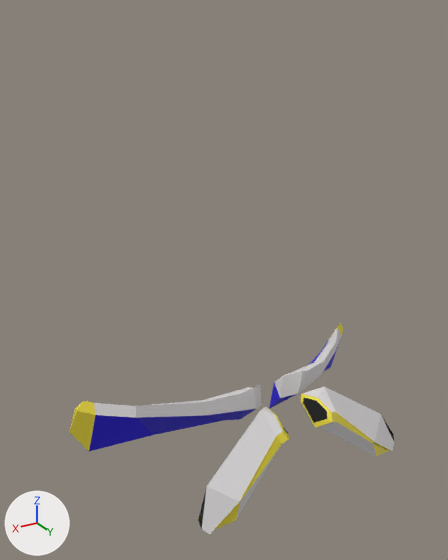
Two versions of the Blender file devsrc/blender_files/wings/blend/twirl_wings.blend, one commit apart.
One viewpoint serves both versions: a 50 mm camera at (92.6, 181.8, 91.2) aimed at (6.5, 38.3, 19.4). Arrows for +X, +Y and +Z are at lower left; the lights stay in place. The picture after the commit comes second.

Objects in the first picture: 'wings_4'.
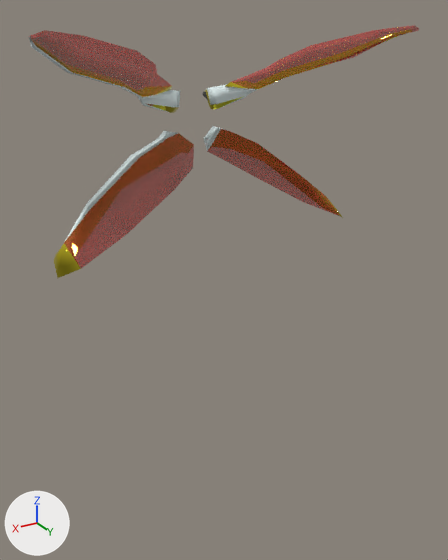
The edits, one by one:
Picture 'c_invasion_wrangler_laser.png' (img_c_invasion_wrangler_laser_png) is new.
Picture 'painted_wood_01.png' (img_painted_wood_01_png) is new.
Material 'c_invasion_wrangler_laser' (mat_c_invasion_wrangler_laser) is new.
Its texture is img_c_invasion_wrangler_laser_png (with its transparency).
Material 'gold_player' (mat_gold_player) is new.
Its base color is (0.8, 0.673, 0.0398) (yellow #e7d638).
Its metallic is 1.0.
Its roughness is 0.0.
Material 'painted_wood_01' (mat_painted_wood_01) is new.
Its texture is img_painted_wood_01_png.
me_sbxo2014_medic_wintergarb_coat_001 is used by ob_wings_4; location (0.0, 0.0, 0.0).
Verts and faces of me_sbxo2014_medic_wintergarb_coat_001; kept vertices keep their numbers, new ones are numbered from 56.
Before the commit, vertices of me_sbxo2014_medic_wintergarb_coat_001: 0 (-46.3, 30.5, -13.9) at pixel (337, 327), 1 (-46.8, 32.4, -16.8) at pixel (341, 336), 2 (-44.7, 28.5, -18.9) at pixel (329, 338), 3 (-48.1, 26.5, -33.5) at pixel (330, 367), 4 (-28.8, 32.4, -30.9).
Before the commit, vertices of me_sbxo2014_medic_wintergarb_coat_001: 8 (-5.4, 46.4, -25.0) at pixel (269, 408), 11 (-9.5, 43.1, -26.0), 22 (-48.8, 29.0, -13.0) at pixel (340, 322), 23 (-50.9, 28.6, -16.1) at pixel (343, 327), 24 (-50.9, 26.4, -16.6).
Before the commit, vertices of me_sbxo2014_medic_wintergarb_coat_001: 25 (-52.4, 22.3, -27.3).
me_sbxo2014_medic_wintergarb_coat_001 had 56 vertices, 55 faces and spanned x -52.4..-3.4, y 22.3..75.3, z -34.0..-6.0.
me_sbxo2014_medic_wintergarb_coat_001 no longer uses material mat_c_frying_pan_gold_001 (yellow #e7d638).
me_sbxo2014_medic_wintergarb_coat_001 now has 92 vertices, 120 faces and spans x -55.8..-3.4, y 24.8..87.9, z -45.4..-1.5.
me_sbxo2014_medic_wintergarb_coat_001 part 1: a new loose piece of 66 vertices spanning x -55.8..-4.5, y 63.6..87.9, z -45.4..-1.5.
Part 2, on me_sbxo2014_medic_wintergarb_coat_001:
Vertex 0 moves to (-46.3, 30.5, -15.9).
Vertex 2 moves to (-44.7, 28.5, -20.9), pixel (324, 209).
Vertex 1 moves to (-46.8, 32.4, -18.9), pixel (326, 196).
Vertex 3 moves to (-45.6, 27.7, -28.5), pixel (340, 216).
Vertex 4 moves to (-30.6, 34.6, -26.3).
Vertex 8 moves to (-6.3, 49.0, -20.1).
Vertex 11 moves to (-14.2, 44.1, -23.2).
Vertex 22 moves to (-48.8, 29.0, -16.8).
Vertex 23 moves to (-50.3, 28.1, -19.3), pixel (333, 206).
Vertex 24 moves to (-50.0, 26.8, -19.7).
Vertex 25 moves to (-51.2, 24.8, -24.7), pixel (345, 219).
Part 3, on me_sbxo2014_medic_wintergarb_coat_001:
30 vertices are removed from x -34.7..-4.5, y 60.7..75.3, z -34.0..-7.8.
27 faces are deleted.
me_sbxo2014_medic_wintergarb_coat_001 part 4: 11 faces spanning x -46.8..-3.4, y 28.5..58.2, z -20.9..-6.0 switch from mat_glow_inner_001 (light grey #dddadb) to mat_painted_wood_01 (picture img_painted_wood_01_png).
me_sbxo2014_medic_wintergarb_coat_001 part 5: 9 faces spanning x -46.8..-3.4, y 27.7..58.2, z -28.5..-9.7 switch from mat_blue_001 (blue #2c1ce7) to mat_c_invasion_wrangler_laser (picture img_c_invasion_wrangler_laser_png).
me_sbxo2014_medic_wintergarb_coat_001 gains material mat_gold_player (yellow #e7d638).
Object 'wings_4' (ob_wings_4) turns from (0, 0, 0) to (90, 0, 0) degrees about x, y and z.

What differs and where, as boxes [x1, y1, x2, y2] in the pictures (448 x 560 px; the box of a moved part takes in the faces that stretch with it):
'wings_4', reshaped, turned: before [69, 323, 394, 534]; after [29, 30, 412, 278]
part 1 of me_sbxo2014_medic_wintergarb_coat_001, added: after [29, 30, 412, 113]
part 2 of me_sbxo2014_medic_wintergarb_coat_001, moved or reshaped: before [69, 323, 343, 451]; after [54, 129, 344, 278]
part 3 of me_sbxo2014_medic_wintergarb_coat_001, deleted: before [197, 386, 394, 534]
part 4 of me_sbxo2014_medic_wintergarb_coat_001, recoloured: before [94, 328, 341, 418]; after [65, 126, 224, 241]
part 5 of me_sbxo2014_medic_wintergarb_coat_001, recoloured: before [89, 340, 340, 451]
